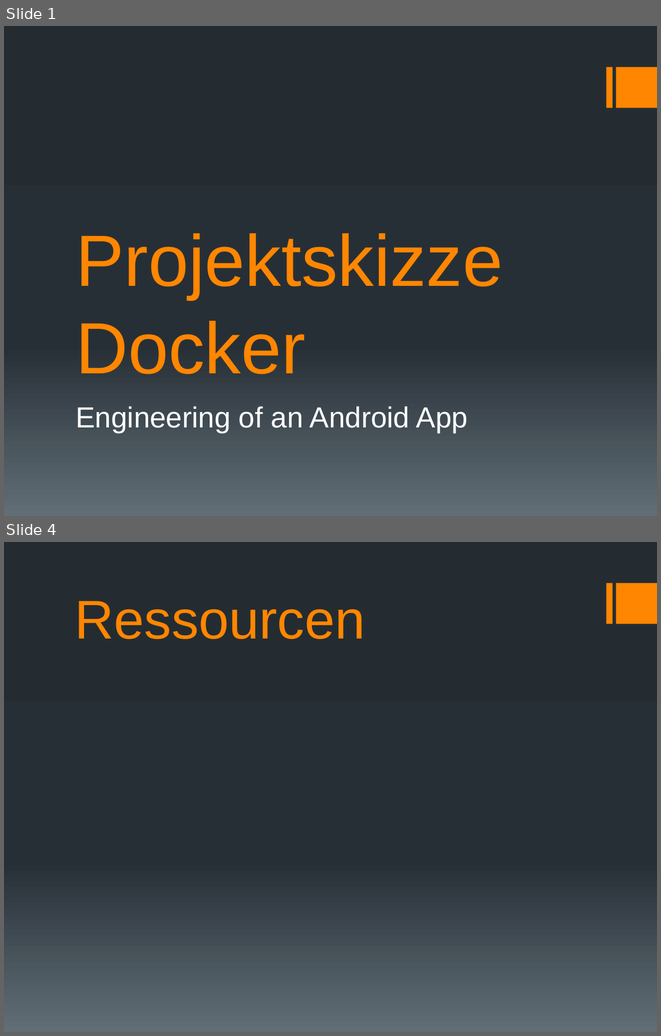
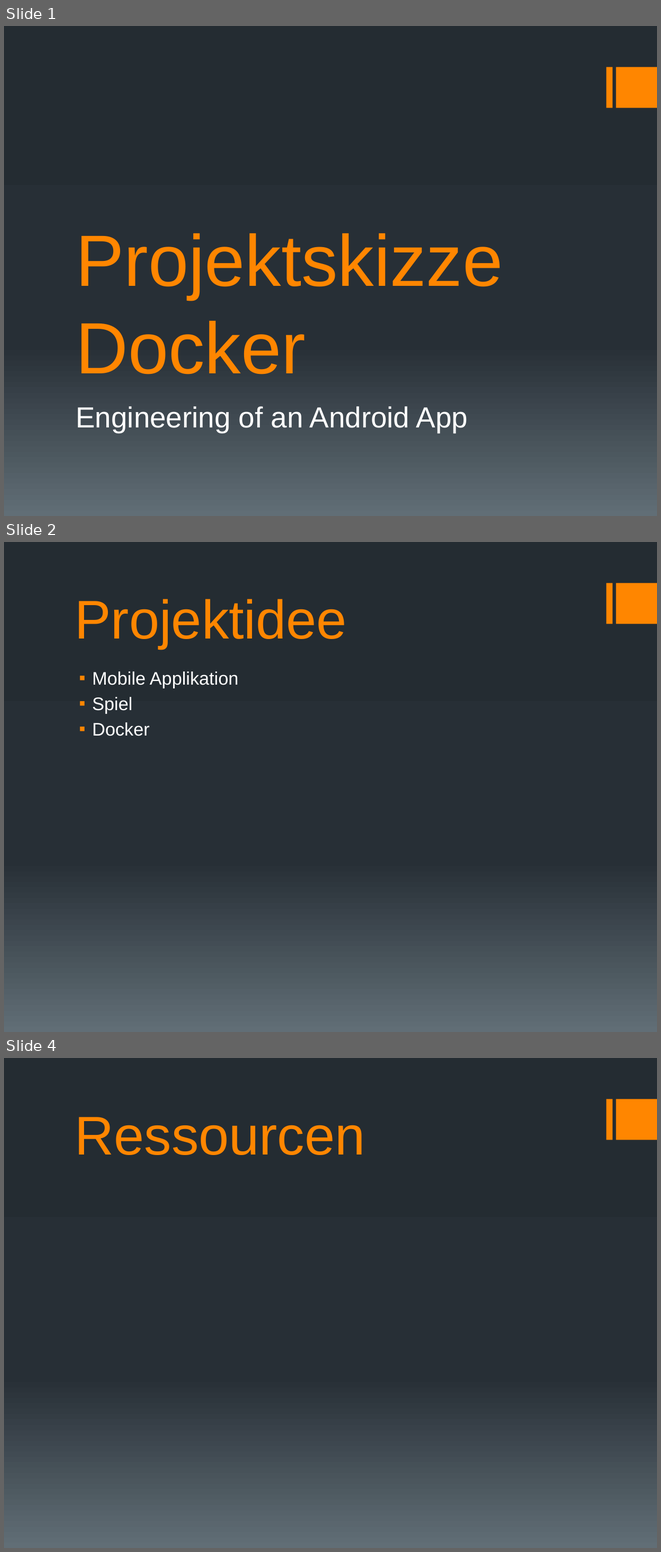
Before and after one commit to docker-apps/Docker, a slide deck: Documents/Projektskizze/Projektskizze_Präsentation_v1.pptx. Shown one above the other, each under a label of ours: slides 1 and 4 before the commit, slides 1, 2 and 4 after it; the slides between them are not shown. The pictures are 661x1036 and 661x1552 pixels, drawn with LibreOffice and Linux fonts; fonts in the diff are those of the drawing. Boxes give left, top, right and bottom in pixels: in the first picture for what was removed or moved away, otherwise in the second. Text is boxed around its words. In the diff, an @@ line names an element or a change of style, - is before the commit and + after.

```diff
--- a/Documents/Projektskizze/Projektskizze_Präsentation_v1.pptx
+++ b/Documents/Projektskizze/Projektskizze_Präsentation_v1.pptx
@@ slide 2 added at (x1=4, y1=542, x2=657, y2=1032), background gradient #242C33 to #273037 to #636D76; not listed: 2 template elements that a slide beside it also shows @@
@@ title added at (x1=75, y1=599, x2=347, y2=649), 60 pt, text #FF8600 @@
+Projektidee
@@ text added at (x1=92, y1=671, x2=239, y2=736), 20 pt, text #FFFFFF @@
+▪ Mobile Applikation
+▪ Spiel
+▪ Docker
```
Also in this commit, not shown: 1 other slide added, 2 slides removed, 1 other file.
